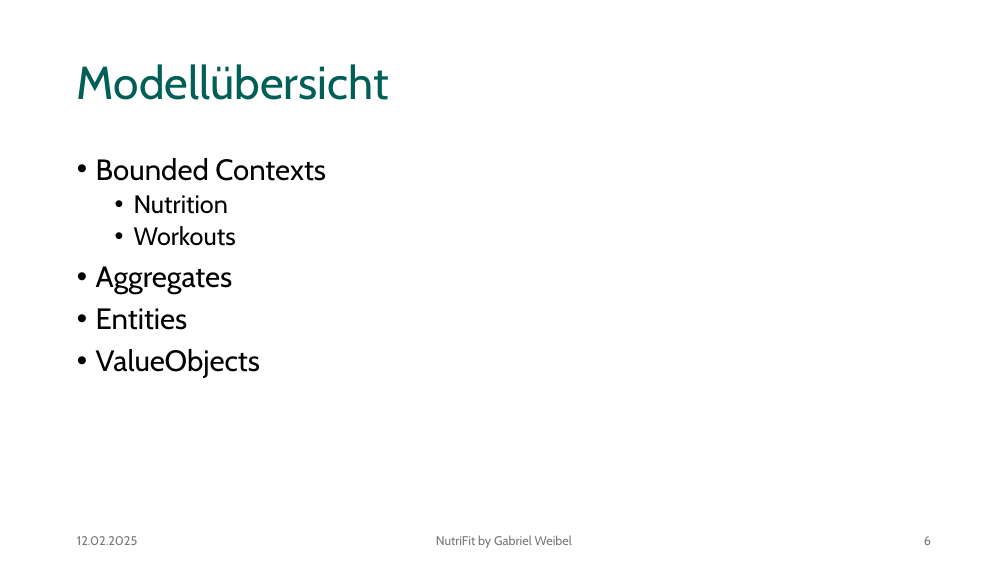
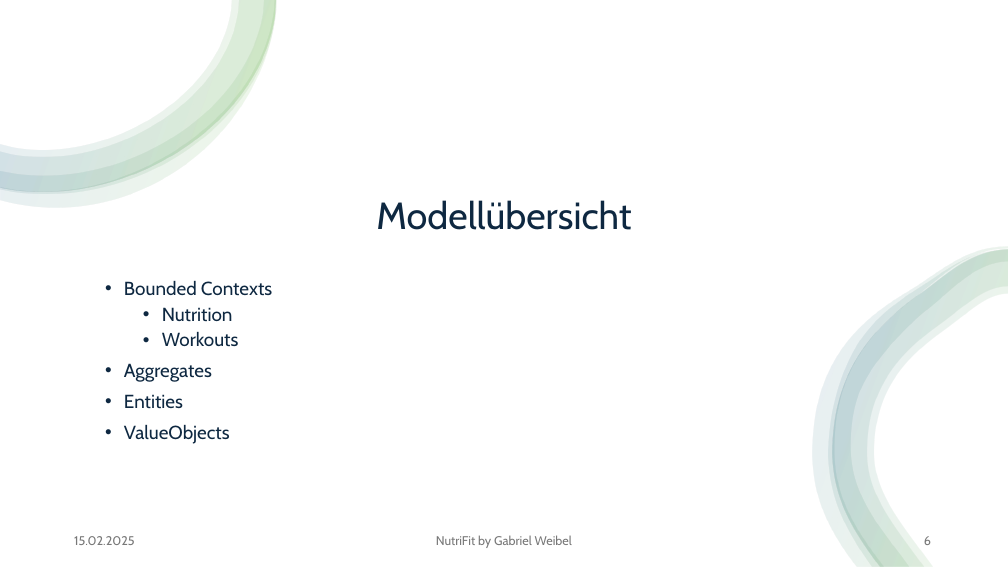
Before and after one commit to gaweCodes/NutriFit, a slide deck: slide 6 of docs/Vorstellung_NutriFit.pptx. Drawn at 1008x567 pixels with LibreOffice and Linux fonts; fonts in the diff are those of the drawing. Boxes give left, top, right and bottom in pixels: in the first picture for what was removed or moved away, otherwise in the second. Text is boxed around its words. In the diff, an @@ line names an element or a change of style, - is before the commit and + after.

```diff
--- a/docs/Vorstellung_NutriFit.pptx
+++ b/docs/Vorstellung_NutriFit.pptx
@@ rectangle added at (x1=0, y1=0, x2=1008, y2=567), fill #FFFFFF @@
@@ group added at (x1=0, y1=0, x2=277, y2=208): 4 freeform shapes @@
@@ title "Modellübersicht" moved from (x1=77, y1=64, x2=389, y2=100) to (x1=376, y1=200, x2=631, y2=230) @@
@@ title "Modellübersicht" at (x1=376, y1=200, x2=631, y2=230): size 44 to 36 pt, text colour #005F56 to #0E2841; alignment left to centre; vertical alignment middle to bottom @@
@@ group added at (x1=813, y1=246, x2=1008, y2=567): 4 freeform shapes @@
@@ text "Bounded Contexts" moved from (x1=96, y1=158, x2=326, y2=378) to (x1=124, y1=280, x2=272, y2=444) @@
@@ text "Bounded Contexts" at (x1=124, y1=280, x2=272, y2=444): size 28 to 18 pt in "Bounded Contexts", "Aggregates", "Entities", "ValueObjects"; text colour #000000 to #0E2841; size 24 to 18 pt in "Nutrition", "Workouts" @@
@@ text at (x1=74, y1=536, x2=135, y2=545): text changed @@
-12.02.2025
+15.02.2025
@@ page number at (x1=924, y1=536, x2=931, y2=545): more space between paragraphs @@
```
Also in this commit, not shown: 8 other slides changed, 19 other files.
